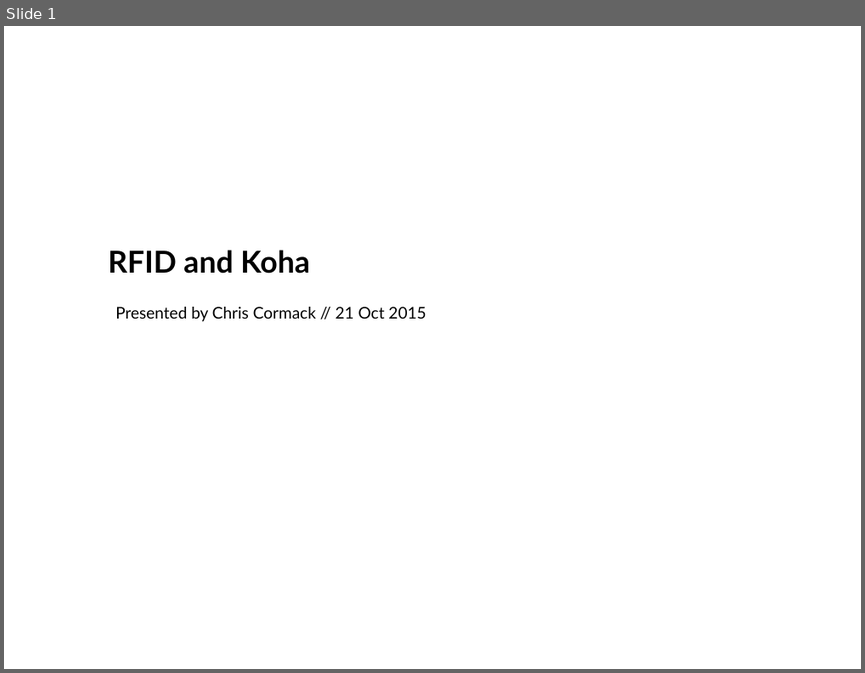
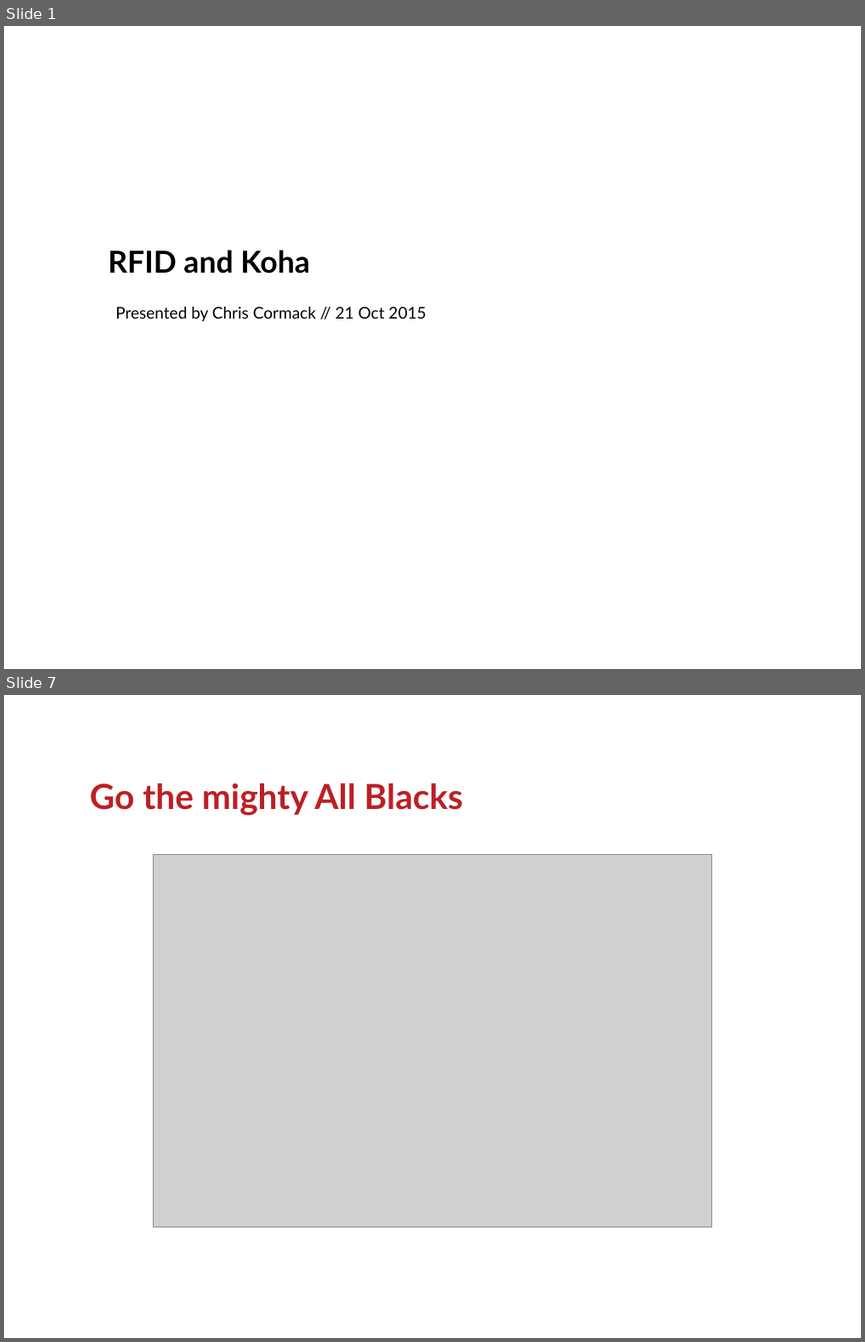
Before and after one commit to ranginui/presentation, a slide deck: kohacon15/rfid/rfid.odp. Shown one above the other, each under a label of ours: slide 1 before the commit, slides 1 and 7 after it; the slides between them are not shown. The pictures are 865x673 and 865x1342 pixels, drawn with LibreOffice and Linux fonts; fonts in the diff are those of the drawing; grey boxes stand for pictures; background and template pictures are left out. Boxes give left, top, right and bottom in pixels: in the first picture for what was removed or moved away, otherwise in the second. Text is boxed around its words. In the diff, an @@ line names an element or a change of style, - is before the commit and + after.

```diff
--- a/kohacon15/rfid/rfid.odp
+++ b/kohacon15/rfid/rfid.odp
@@ slide 7 added at (x1=4, y1=695, x2=861, y2=1338), background #FFFFFF @@
@@ title added at (x1=90, y1=783, x2=463, y2=816), 32 pt, text #BB2025, bold @@
+Go the mighty All Blacks
@@ picture added at (x1=154, y1=855, x2=712, y2=1228) @@
```
Also in this commit, not shown: 5 other slides added, 5 slides removed, 1 other file.
